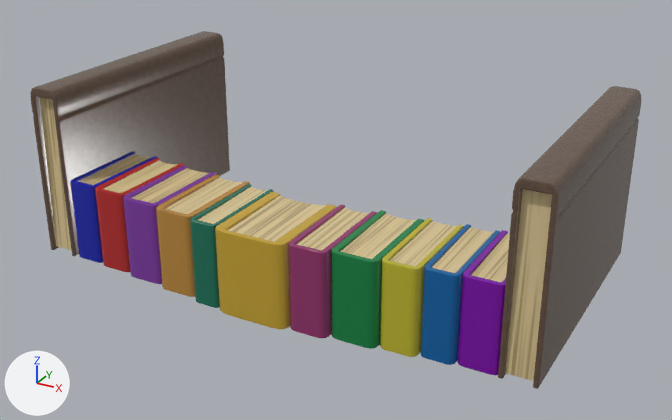
The FBX model MS GOD TIER GAME/Assets/map/wagon/wagon.fbx: old version first, new version second.
The view is the same before and after, from a 50 mm lens placed at (0.877, -1.359, 0.809), pointed at (0.023, 0.194, 0.033). The axes (+X, +Y, +Z) are drawn at lower left. The lights are the same throughout. The older version comes first. Where no turn or scale is listed for an object, it has been applied to the vertices.

Before the edit, the objects in view are built like this:
```python
me_mesh = bpy.data.meshes.new('Mesh')
me_mesh.from_pydata(...)  # 2494 vertices, 2435 faces; spans x -0.547..0.547, y -0.314..0.314, z -0.184..0.184
# faces by material slot: [1890, 545]
me_mesh.materials.append(mat_wagon1)  # picture img_wagon_wagon1_basecolor_png
me_mesh.materials.append(mat_warning)  # picture img_warning__basecolor_png
ob_wagon = bpy.data.objects.new('wagon', me_mesh)
ob_wagon.location = (-0.003, 0.211, 0.096)
```
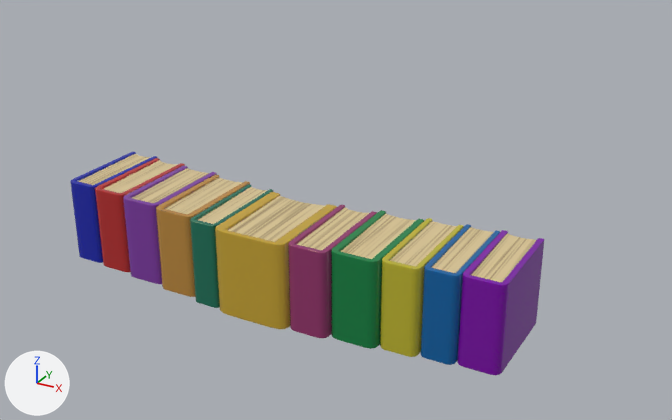
Where the newer file only moved an object's origin or applied its transform, the numbers keep the older frame.

What the commit changed:
me_mesh is used by ob_wagon; location (-0.003, 0.211, 0.096).
me_mesh had 2494 vertices, 2435 faces and spanned x -0.547..0.547, y -0.314..0.314, z -0.184..0.184.
me_mesh now has 2186 vertices, 2129 faces and spans x -0.474..0.478, y -0.314..-0.06, z -0.184..-0.009.
me_mesh part 1: the loose piece of 154 vertices spanning x -0.547..-0.475, y -0.267..0.314, z -0.183..0.184 is deleted.
me_mesh part 2: the loose piece of 154 vertices spanning x 0.475..0.547, y -0.267..0.314, z -0.183..0.184 is deleted.

Boxes [x1, y1, x2, y2] around the edits, measured in the pictures (672 x 420 px):
'wagon', reshaped (22% narrower, 38% shorter): before [30, 31, 641, 389]; after [70, 152, 544, 375]
part 1 of me_mesh, deleted: before [30, 31, 230, 256]
part 2 of me_mesh, deleted: before [498, 86, 641, 389]
